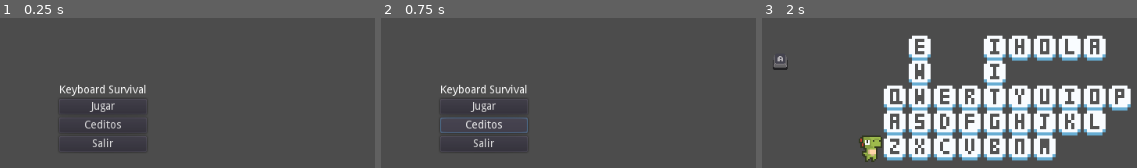
Above: before the commit, frames 1-3 (left to right).
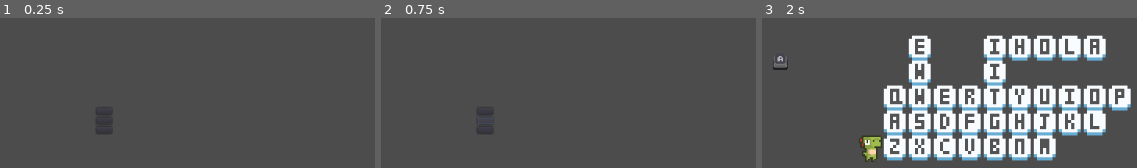
Above: after the commit, the same moments.

Repository: Frocoa/KeyboardSurvival
Game: Godot game, scene res://Scenes/main_menu.tscn
Two runs of this game, one before a commit and one after it. Both use one fixed random seed, a clock stepped at 60 frames per second and the inputs below.
Inputs:
- Up to frame 1 (0.25 s): no input
- Up to frame 2 (0.75 s): click "Ceditos" (after the commit: "CREDITS") at 0.5 s
- Up to frame 3 (2 s): click "Jugar" (after the commit: "PLAY") at 1.25 s

The runs differ from the first frame. In frame 1, 1.6% of the frame differs, in the area x 16-39%, y 44-89%; in frame 2, 1.8%, in the area x 15-40%, y 44-89%; in frame 3, nothing differs.

Commit message:
arreglo tamaño de menu e implementacion de font

Diff:
--- a/Scenes/main_menu.tscn
+++ b/Scenes/main_menu.tscn
@@ -1,6 +1,18 @@
-[gd_scene load_steps=2 format=2]
+[gd_scene load_steps=6 format=2]
 
 [ext_resource path="res://Scenes/MainMenu.gd" type="Script" id=1]
+[ext_resource path="res://Sprites/Pizel.ttf" type="DynamicFontData" id=2]
+
+[sub_resource type="DynamicFont" id=1]
+size = 48
+font_data = ExtResource( 2 )
+
+[sub_resource type="Theme" id=2]
+default_font = SubResource( 1 )
+
+[sub_resource type="DynamicFont" id=3]
+size = 72
+font_data = ExtResource( 2 )
 
 [node name="Control" type="Control"]
 anchor_right = 1.0
@@ -9,37 +21,41 @@
 [node name="MainMenu" type="MarginContainer" parent="."]
 anchor_right = 1.0
 anchor_bottom = 1.0
+margin_left = 2.0
 margin_top = -6.0
+margin_right = 2.0
 margin_bottom = -6.0
+theme = SubResource( 2 )
 script = ExtResource( 1 )
 
 [node name="VBoxContainer" type="VBoxContainer" parent="MainMenu"]
-margin_left = 456.0
-margin_top = 257.0
-margin_right = 568.0
-margin_bottom = 343.0
+margin_left = 147.0
+margin_top = 177.0
+margin_right = 876.0
+margin_bottom = 423.0
 size_flags_horizontal = 6
 size_flags_vertical = 4
 
 [node name="Label" type="Label" parent="MainMenu/VBoxContainer"]
-margin_right = 112.0
-margin_bottom = 14.0
-text = "Keyboard Survival"
+margin_right = 729.0
+margin_bottom = 72.0
+custom_fonts/font = SubResource( 3 )
+text = "KEYBOARD SURVIVAL"
 
 [node name="Play" type="Button" parent="MainMenu/VBoxContainer"]
-margin_top = 18.0
-margin_right = 112.0
-margin_bottom = 38.0
-text = "Jugar"
+margin_top = 76.0
+margin_right = 729.0
+margin_bottom = 130.0
+text = "PLAY"
 
 [node name="Credits" type="Button" parent="MainMenu/VBoxContainer"]
-margin_top = 42.0
-margin_right = 112.0
-margin_bottom = 62.0
-text = "Ceditos"
+margin_top = 134.0
+margin_right = 729.0
+margin_bottom = 188.0
+text = "CREDITS"
 
 [node name="Exit" type="Button" parent="MainMenu/VBoxContainer"]
-margin_top = 66.0
-margin_right = 112.0
-margin_bottom = 86.0
-text = "Salir"
+margin_top = 192.0
+margin_right = 729.0
+margin_bottom = 246.0
+text = "EXIT"
